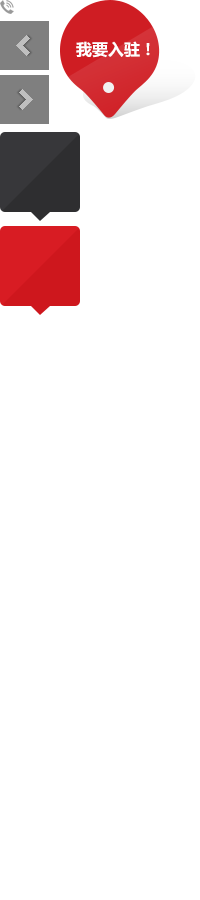
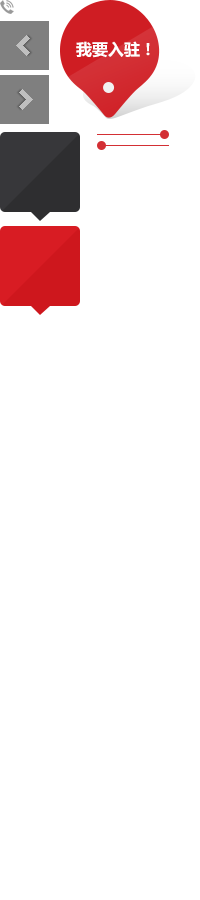
Revision of a layered (200, 900) image; what changed, layer by layer:
added layer "图层 365 拷贝" in group "详情 拷贝" over box(97, 141, 169, 150)
added layer "图层 365" in group "详情 拷贝" over box(97, 130, 169, 139)
